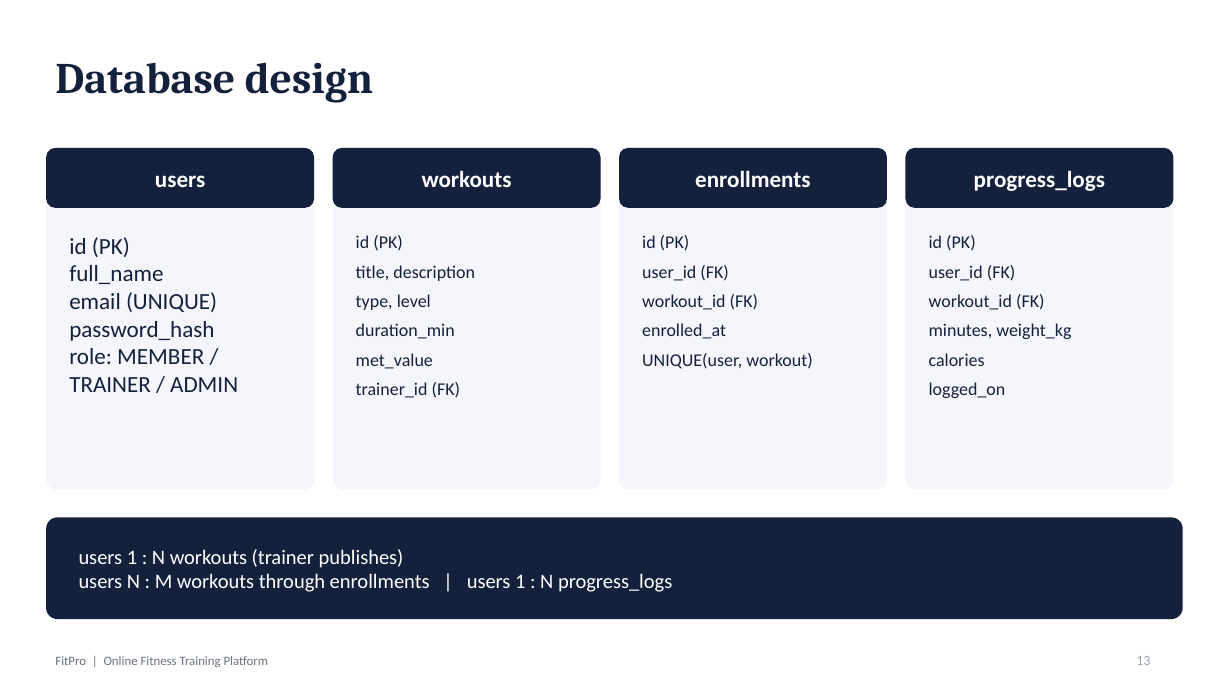
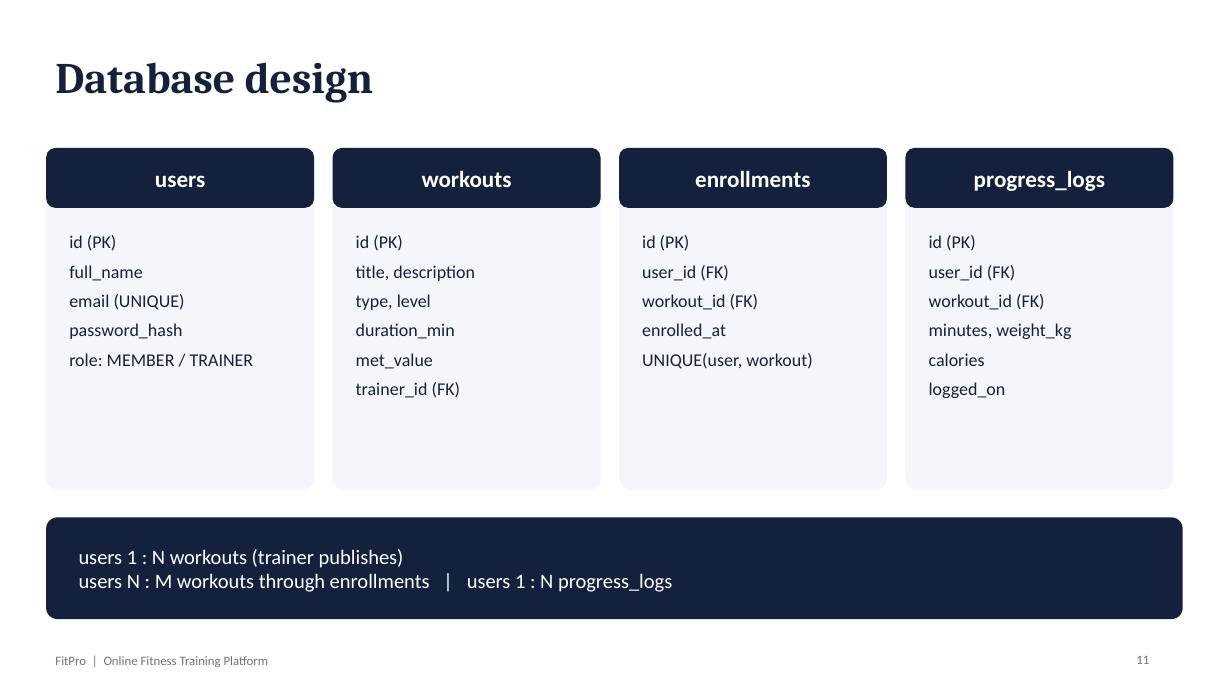
Before and after one commit to adiithakurr110/FitPro-Fitness-Platform, a slide deck: slide 11 of docs/FitPro_Final_Presentation.pptx (slide 13 before the commit). Drawn at 1232x693 pixels with LibreOffice and Linux fonts; fonts in the diff are those of the drawing. Boxes give left, top, right and bottom in pixels: in the first picture for what was removed or moved away, otherwise in the second. Text is boxed around its words. In the diff, an @@ line names an element or a change of style, - is before the commit and + after.

```diff
--- a/docs/FitPro_Final_Presentation.pptx
+++ b/docs/FitPro_Final_Presentation.pptx
@@ text at (69,235,185,339): size 18 to 14 pt in "id (PK)", "full_name", "email (UNIQUE)", "password_hash"; more space between paragraphs @@
@@ text at (69,353,254,366): text changed; size 18 to 14 pt @@
-role: MEMBER / TRAINER / ADMIN
+role: MEMBER / TRAINER
@@ page number at (1136,656,1149,664): text changed; size 11 to 10 pt; text colour #94A3B8 to #6B7280 @@
-13
+11
```
Also in this commit, not shown: 15 other slides changed, 1 slide added, 6 slides removed, 1 other file.
